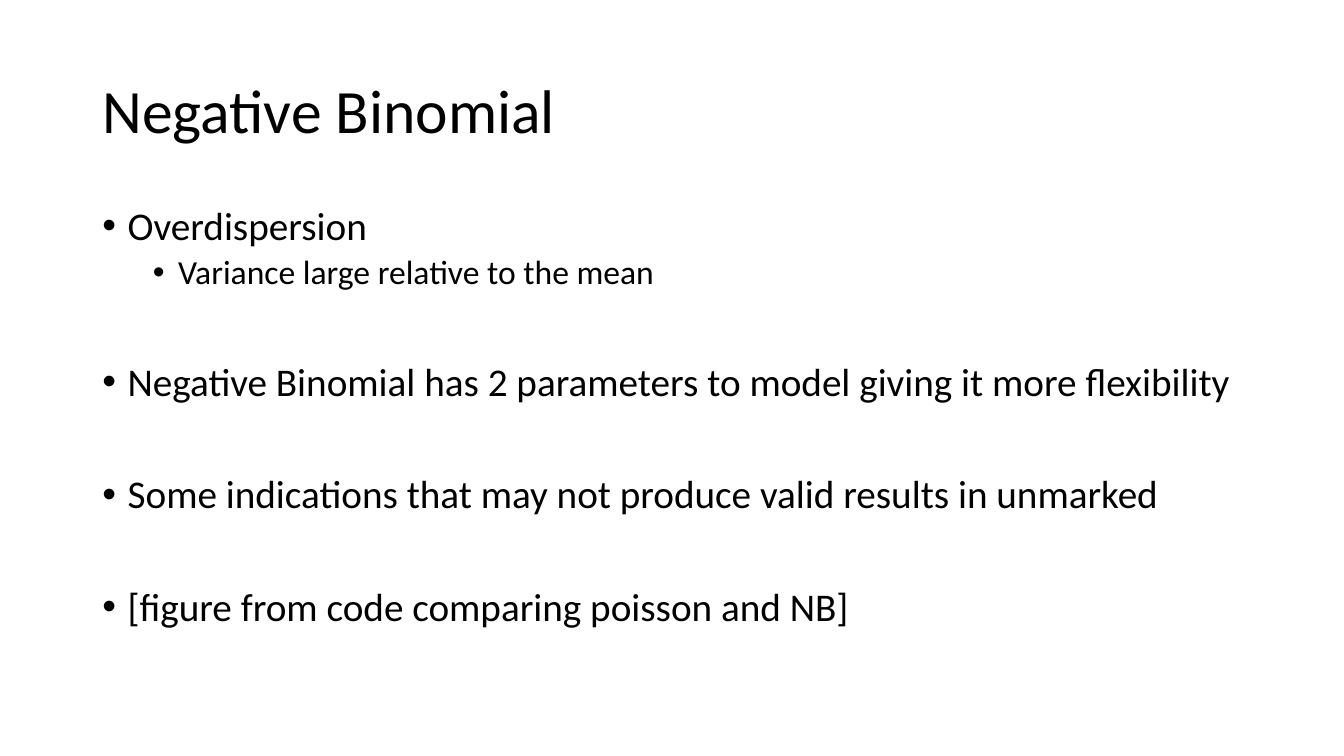
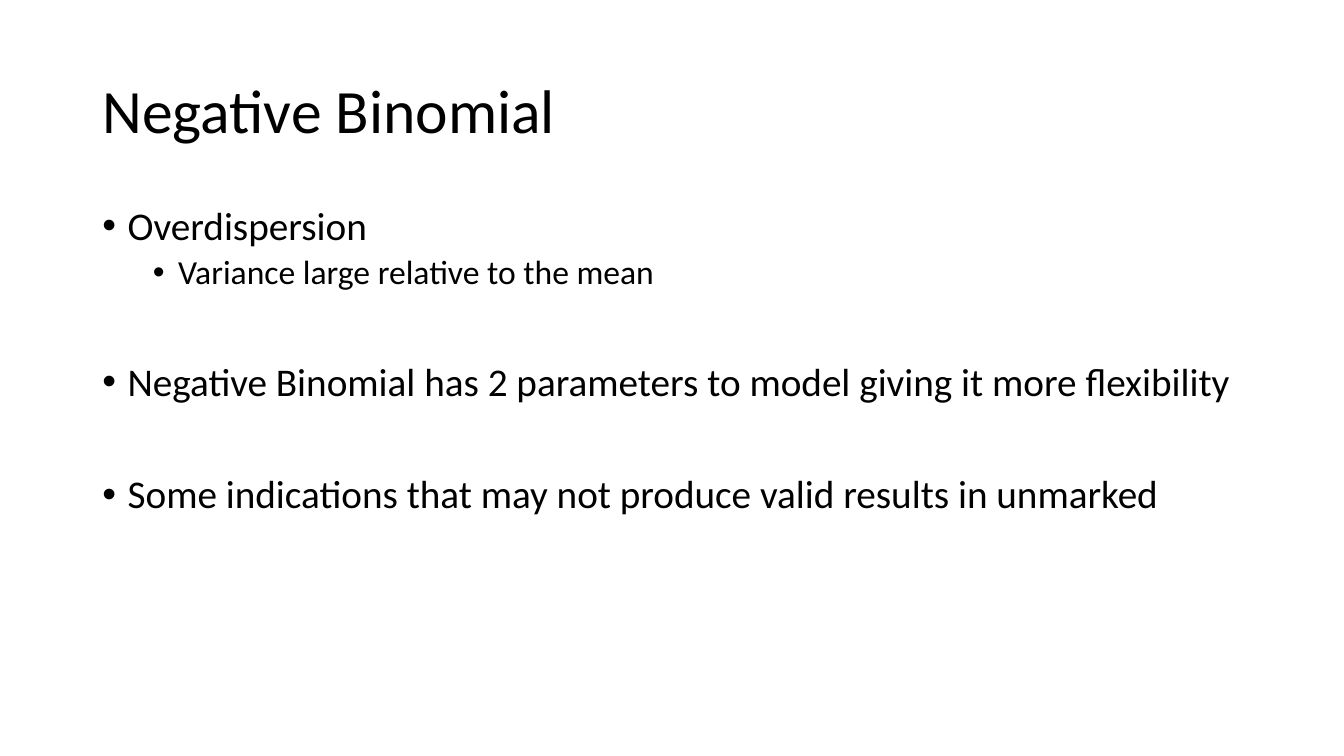
Before and after one commit to evanmadams/NAOC2020-Count-Data-Workshop, a slide deck: slide 4 of lessons/Nmix advanced.pptx. Drawn at 1344x756 pixels with LibreOffice and Linux fonts; fonts in the diff are those of the drawing. Boxes give left, top, right and bottom in pixels: in the first picture for what was removed or moved away, otherwise in the second. Text is boxed around its words. In the diff, an @@ line names an element or a change of style, - is before the commit and + after.

```diff
--- a/lessons/Nmix advanced.pptx
+++ b/lessons/Nmix advanced.pptx
@@ text at (128,592,849,628): paragraph removed @@
-• [figure from code comparing poisson and NB]
```
Also in this commit, not shown: 3 other slides changed, 5 slides added, 6 slides removed, 2 other files.
